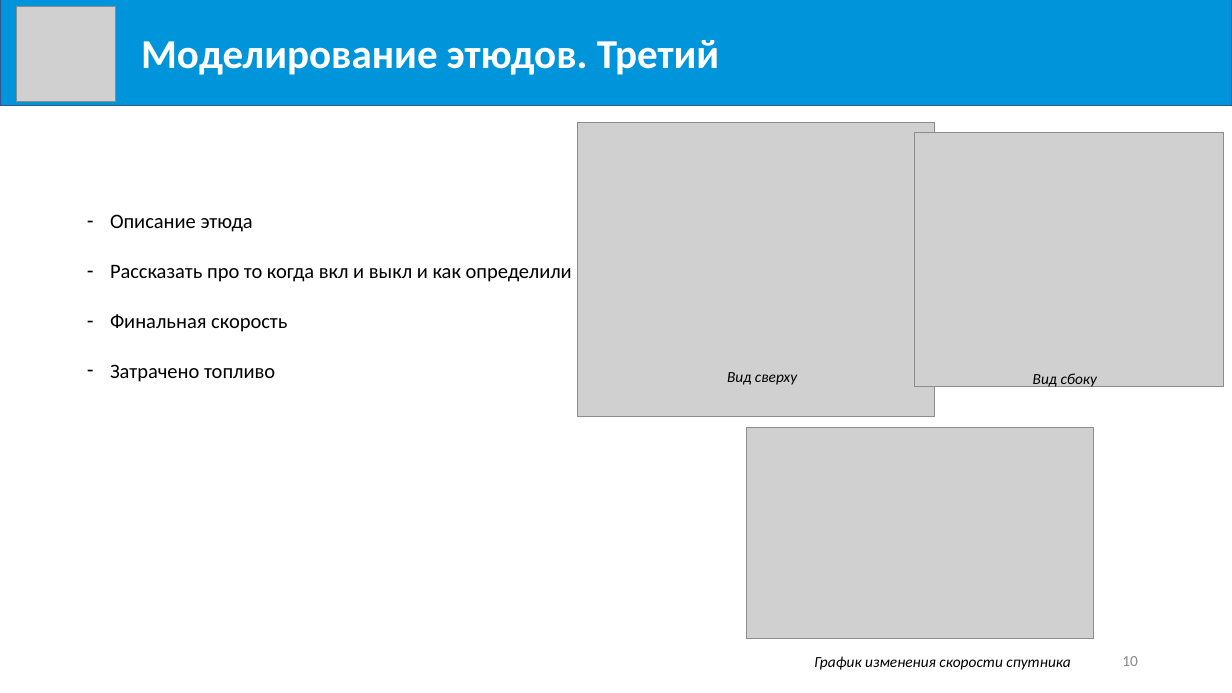
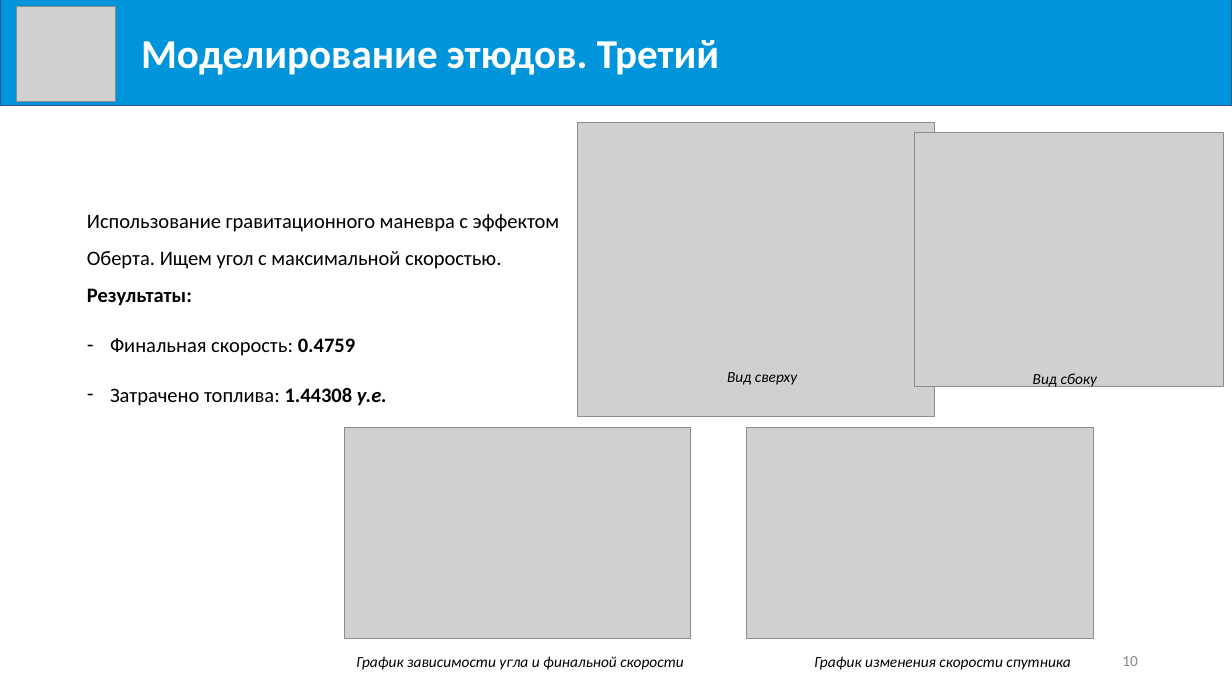
Before and after one commit to Milirik/diploma, a slide deck: slide 10 of Mikheev-K_V.pptx. Drawn at 1232x693 pixels with LibreOffice and Linux fonts; fonts in the diff are those of the drawing; grey boxes stand for pictures. Boxes give left, top, right and bottom in pixels: in the first picture for what was removed or moved away, otherwise in the second. Text is boxed around its words. In the diff, an @@ line names an element or a change of style, - is before the commit and + after.

```diff
--- a/Mikheev-K_V.pptx
+++ b/Mikheev-K_V.pptx
@@ text at (87, 214, 560, 406): text changed @@
-– Описание этюда
-– Рассказать про то когда вкл и выкл и как определили
-– Финальная скорость
-– Затрачено топливо
+Использование гравитационного маневра с эффектом Оберта. Ищем угол с максимальной скоростью.
+Результаты:
+– Финальная скорость: 0.4759
+– Затрачено топлива: 1.44308 у.е.
@@ picture added at (345, 428, 690, 639) @@
@@ text added at (356, 656, 684, 670), 12 pt, text #000000, italic @@
+График зависимости угла и финальной скорости
```
Also in this commit, not shown: 6 other slides changed, 1 other file.
